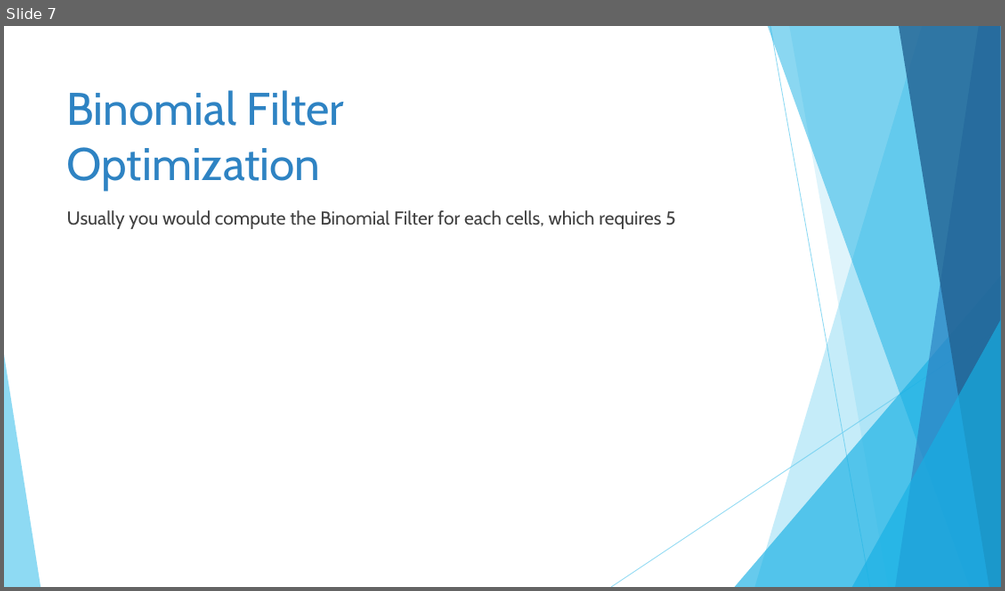
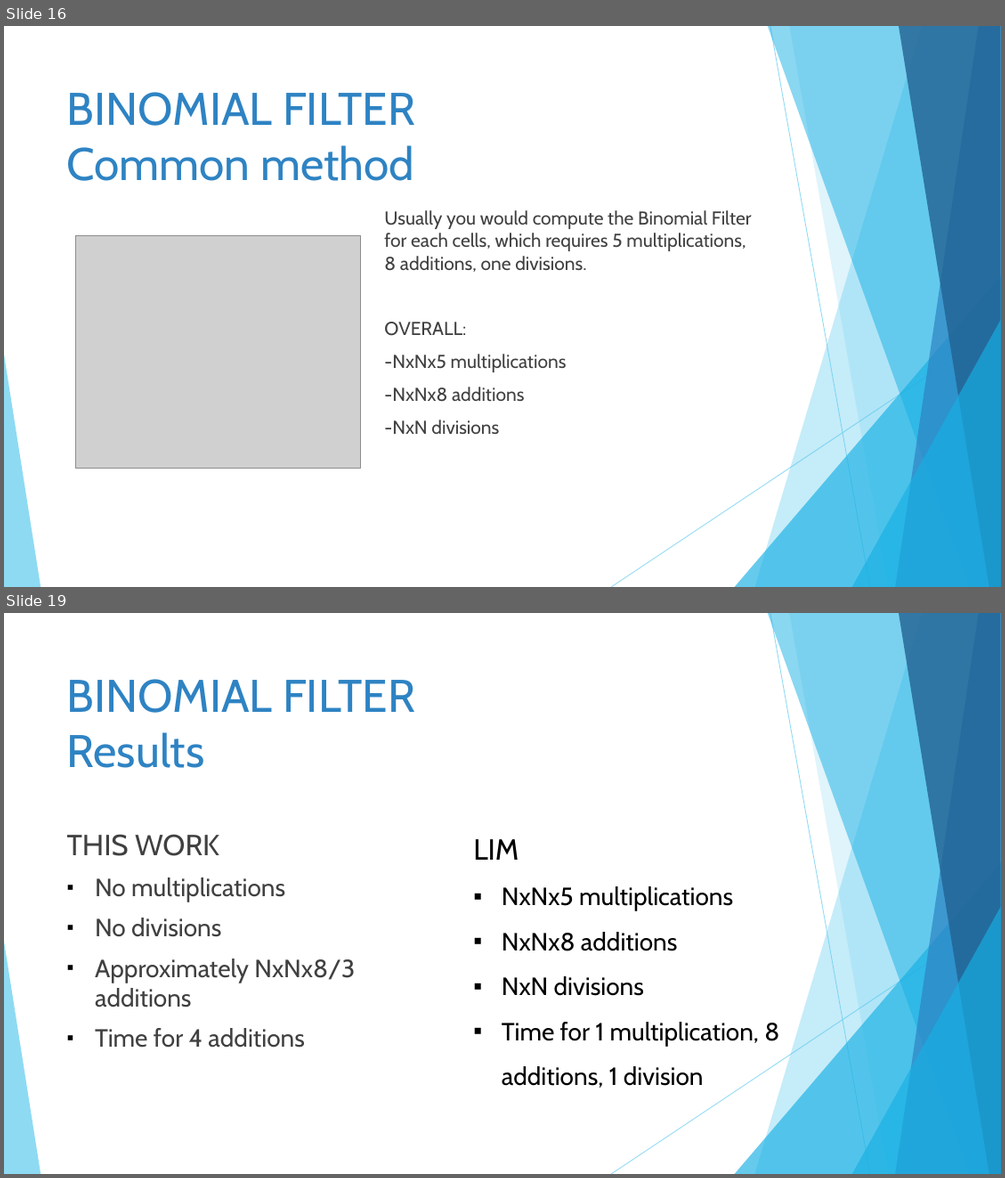
Before and after one commit to GinaJ/Algorithm_Implementations, a slide deck: power_point/Algorithms Parallelization in ASIC Design.pptx. Shown one above the other, each under a label of ours: slide 7 before the commit, slides 16 and 19 after it; the slides between them are not shown. The pictures are 1005x591 and 1005x1178 pixels, drawn with LibreOffice and Linux fonts; fonts in the diff are those of the drawing; grey boxes stand for pictures. Boxes give left, top, right and bottom in pixels: in the first picture for what was removed or moved away, otherwise in the second. Text is boxed around its words. In the diff, an @@ line names an element or a change of style, - is before the commit and + after.

```diff
--- a/power_point/Algorithms Parallelization in ASIC Design.pptx
+++ b/power_point/Algorithms Parallelization in ASIC Design.pptx
@@ slide 19 added at [4,613,1001,1174], background #FFFFFF; not listed: 10 template elements that a slide beside it also shows @@
@@ title added at [67,679,415,768], 44 pt, text #2E83C3 @@
+BINOMIAL FILTER
+Results
@@ text added at [67,834,355,1047], 24 pt, text #404040 @@
+THIS WORK
+▪ No multiplications
+▪ No divisions
+▪ Approximately NxNx8/3 additions
+▪ Time for 4 additions
@@ text added at [473,839,779,1087], 24 pt, text #000000 @@
+LIM
+▪ NxNx5 multiplications
+▪ NxNx8 additions
+▪ NxN divisions
+▪ Time for 1 multiplication, 8 additions, 1 division
@@ what was slide 7 is now slide 16 @@
@@ slide 16 changed as well @@
@@ title at [67,92,415,181]: text changed @@
-Binomial Filter
-Optimization
+BINOMIAL FILTER
+Common method
@@ text at [384,210,752,434]: text changed @@
-Usually you would compute the Binomial Filter for each cells, which requires 5
+Usually you would compute the Binomial Filter for each cells, which requires 5 multiplications, 8 additions, one divisions.
+OVERALL:
+-NxNx5 multiplications
+-NxNx8 additions
+-NxN divisions
@@ picture added at [75,236,360,468] @@
```
Also in this commit, not shown: 4 other slides changed, 11 other slides added, 3 slides removed, 14 other files.
